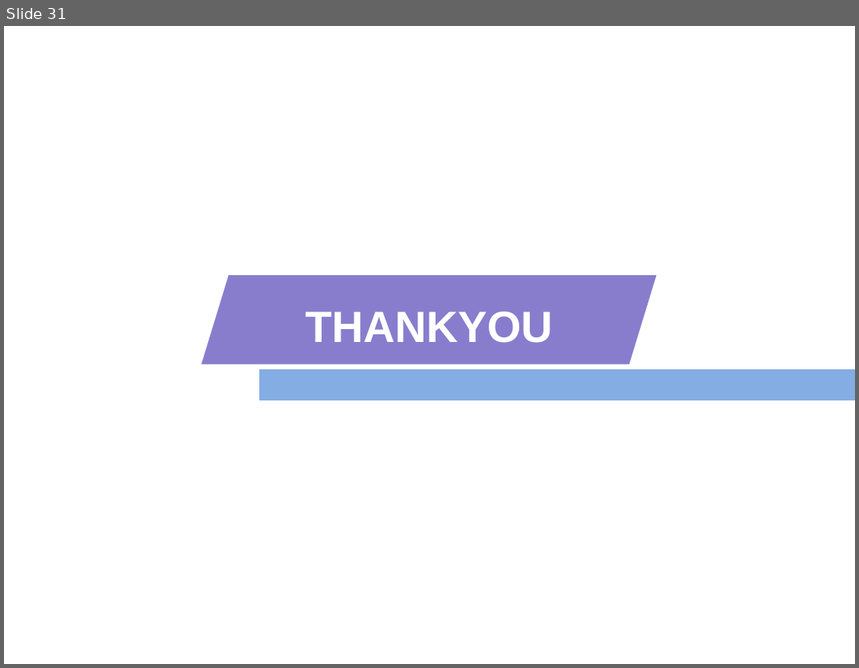
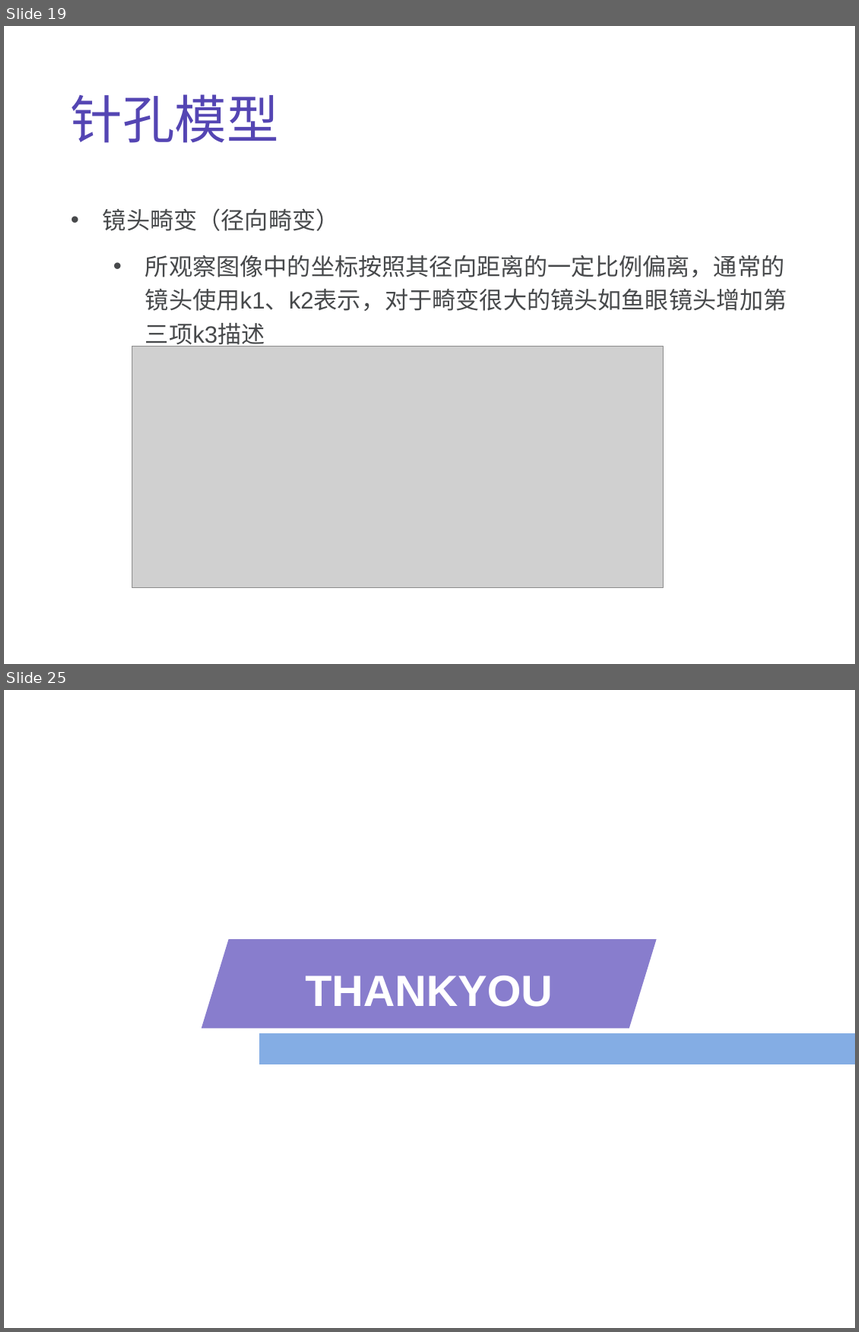
Before and after one commit to fengqiang111/evolution_plan, a slide deck: cv/2-图像形成.ppt. Shown one above the other, each under a label of ours: slide 31 before the commit, slides 19 and 25 after it; the slides between them are not shown. The pictures are 859x668 and 859x1332 pixels, drawn with LibreOffice and Linux fonts; fonts in the diff are those of the drawing; grey boxes stand for pictures. Boxes give left, top, right and bottom in pixels: in the first picture for what was removed or moved away, otherwise in the second. Text is boxed around its words. In the diff, an @@ line names an element or a change of style, - is before the commit and + after.

```diff
--- a/cv/2-图像形成.ppt
+++ b/cv/2-图像形成.ppt
@@ slide 19 added at (x1=4, y1=26, x2=855, y2=664), background #FFFFFF @@
@@ text added at (x1=71, y1=94, x2=279, y2=143), 44 pt, text #5445B3 @@
+针孔模型
@@ text added at (x1=103, y1=208, x2=788, y2=350), 20 pt, text #47494B @@
+• 镜头畸变（径向畸变）
+  • 所观察图像中的坐标按照其径向距离的一定比例偏离，通常的镜头使用k1、k2表示，对于畸变很大的镜头如鱼眼镜头增加第三项k3描述
@@ picture added at (x1=132, y1=347, x2=664, y2=588) @@
@@ what was slide 31 is now slide 25 @@
```
Also in this commit, not shown: 23 other slides added, 30 slides removed.
